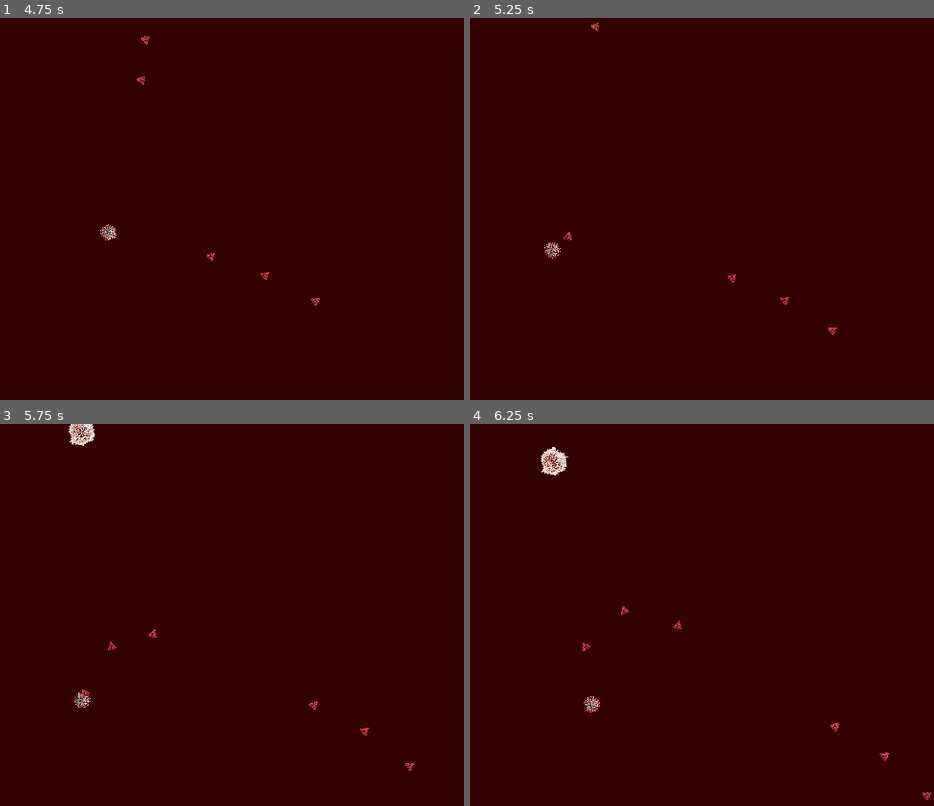
Above: before the commit, frames 1-4 (two rows, left to right).
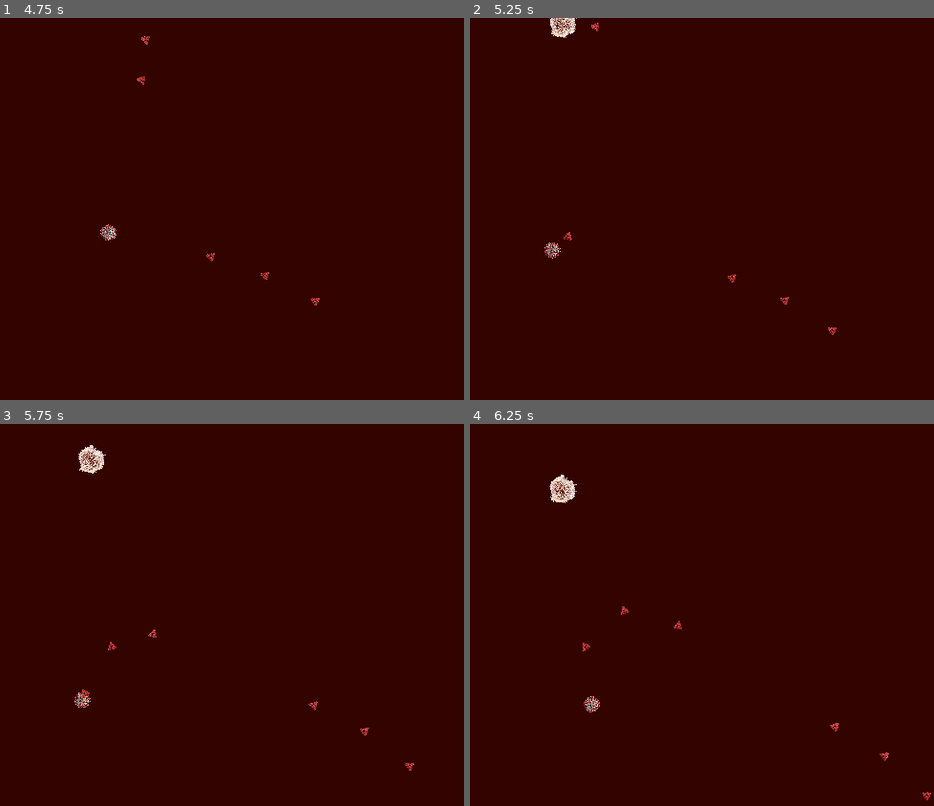
Above: after the commit, the same moments.

Repository: FernandoLuiis/Virus2_ElectricBoogaloo
Game: Godot game, scene res://Arena/Arena.tscn
The game is run twice, just before and just after one commit, with the same random seed, the same clock (stepped at 60 frames per second) and the same inputs.
Inputs (mouse positions are in pixels of both pictures, inside the frame that each line leads up to):
- Up to frame 1 (4.75 s): tap Enter at 0.5 s; move the mouse to (250, 212) at 0.52 s; press the mouse at (250, 212) at 0.53 s; hold Right (ui_right) 0.53-1.28 s; move the mouse to (outside the picture) at 1.27 s; release the mouse at (outside the picture) at 1.28 s; hold Down (ui_down) 1.28-2.03 s; click (outside the picture) at 1.35 s; move the mouse to (157, 140) at 2.02 s; press the mouse at (157, 140) at 2.03 s; hold Right (ui_right) 2.03-2.78 s; move the mouse to (41, 319) at 2.77 s; release the mouse at (41, 319) at 2.78 s; hold Up (ui_up) 2.78-3.53 s; click (41, 319) at 2.85 s; move the mouse to (310, 296) at 3.52 s; press the mouse at (310, 296) at 3.53 s; hold Left (ui_left) from 3.53 s (still down); move the mouse to (outside the picture) at 4.27 s; release the mouse at (outside the picture) at 4.28 s; click (outside the picture) at 4.35 s
- Up to frame 2 (5.25 s): move the mouse to (590, 231) at 5.02 s; release Left (ui_left) at 5.03 s; press the mouse at (590, 231) at 5.03 s; hold Down (ui_down) from 5.03 s (still down)
- Up to frame 3 (5.75 s): keep holding Down (ui_down)
- Up to frame 4 (6.25 s): move the mouse to (outside the picture) at 5.77 s; release Down (ui_down) at 5.78 s; release the mouse at (outside the picture) at 5.78 s; hold Right (ui_right) from 5.78 s (still down); click (outside the picture) at 5.85 s

Frame 1 is identical in both runs. In frame 2, 0.2% of the frame differs, in the area x 17-24%, y 0-6%; in frame 3, 0.6%; in frame 4, 0.6%, in the area x 15-24%, y 6-21%.

Commit message:
Enemy Spawn Location Setup

Diff:
--- a/Virus Raid 2 Electric Boogaloo/Arena/Arena.gd
+++ b/Virus Raid 2 Electric Boogaloo/Arena/Arena.gd
@@ -3,7 +3,6 @@
 var player = preload("res://Player/Player.tscn")
 
 var enemy = preload("res://Enemy/Enemy.tscn")
-var enemy_spawn_location = Vector2(Global.screen_hori/2, -100)
 var max_enemies = 5
 var enemy_count = 0
 
@@ -11,7 +10,22 @@
 	Global.arena = self
 	Global.instance_node(player, Vector2(0, 0), Global.arena)
 
+##Seleciona uma posição aletória para a criação dos inimigos.
+##Posição selecionada deverá ser sempre acima ou abaixo da tela visível.
+func enemy_spawn_pos_randomizer():
+
+	##Define se o inimigo irá ser criado acima ou abaixo da tela.
+	var spawn_vert
+	if rand_range(-1,1) > 0:
+		spawn_vert = -30
+	else:
+		spawn_vert = Global.screen_vert + 30
+
+	##Define a posição vertical da criação do inimigo
+	var spawn_hori = rand_range(30, Global.screen_hori - 30)
+
+	return Vector2(spawn_hori, spawn_vert)
 
 func _on_Enemy_Spawn_timeout():
 	if enemy_count < max_enemies:
-		Global.instance_node(enemy, enemy_spawn_location, Global.arena)
+		Global.instance_node(enemy, enemy_spawn_pos_randomizer(), Global.arena)
--- a/Virus Raid 2 Electric Boogaloo/Enemy/Enemy.gd
+++ b/Virus Raid 2 Electric Boogaloo/Enemy/Enemy.gd
@@ -4,7 +4,6 @@
 
 func _ready():
 	Global.instance_node(fagocito, Vector2(0,0), self)
-	pass
 
 func follow_player(target, speed, delta):
 	if Global.player != null:
--- a/Virus Raid 2 Electric Boogaloo/Enemy/Fagocito/Fagocito.tscn
+++ b/Virus Raid 2 Electric Boogaloo/Enemy/Fagocito/Fagocito.tscn
@@ -9,3 +9,7 @@
 [node name="Sprite" type="Sprite" parent="."]
 scale = Vector2( 0.06, 0.06 )
 texture = ExtResource( 2 )
+
+[node name="Area2D" type="Area2D" parent="."]
+
+[node name="CollisionShape2D" type="CollisionShape2D" parent="Area2D"]
